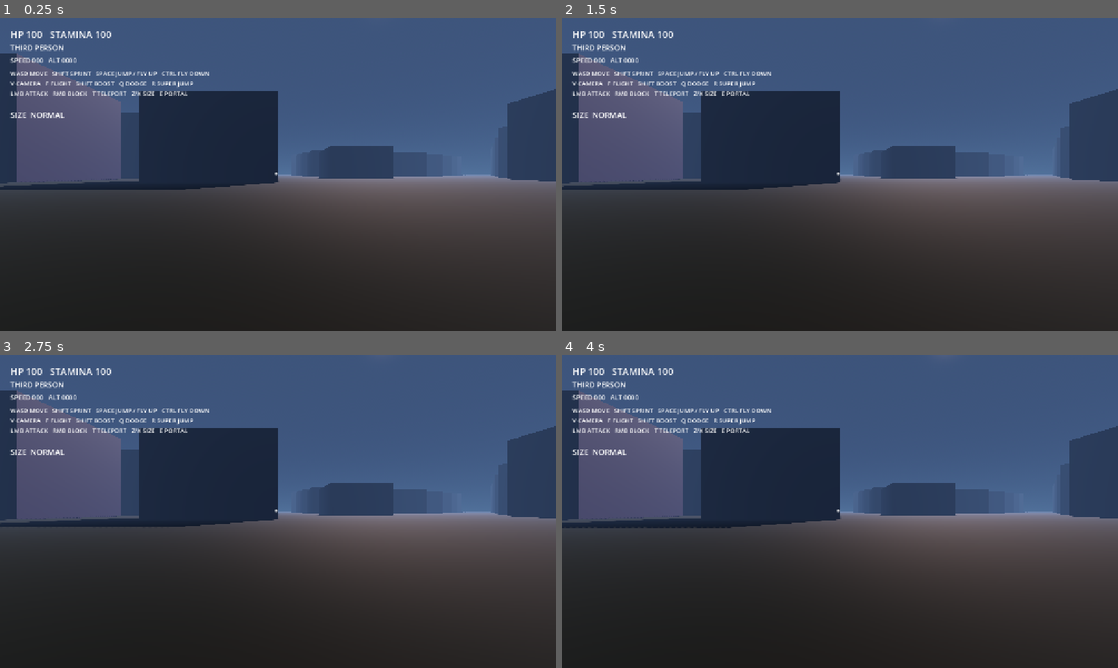
Above: before the commit, frames 1-4 (two rows, left to right).
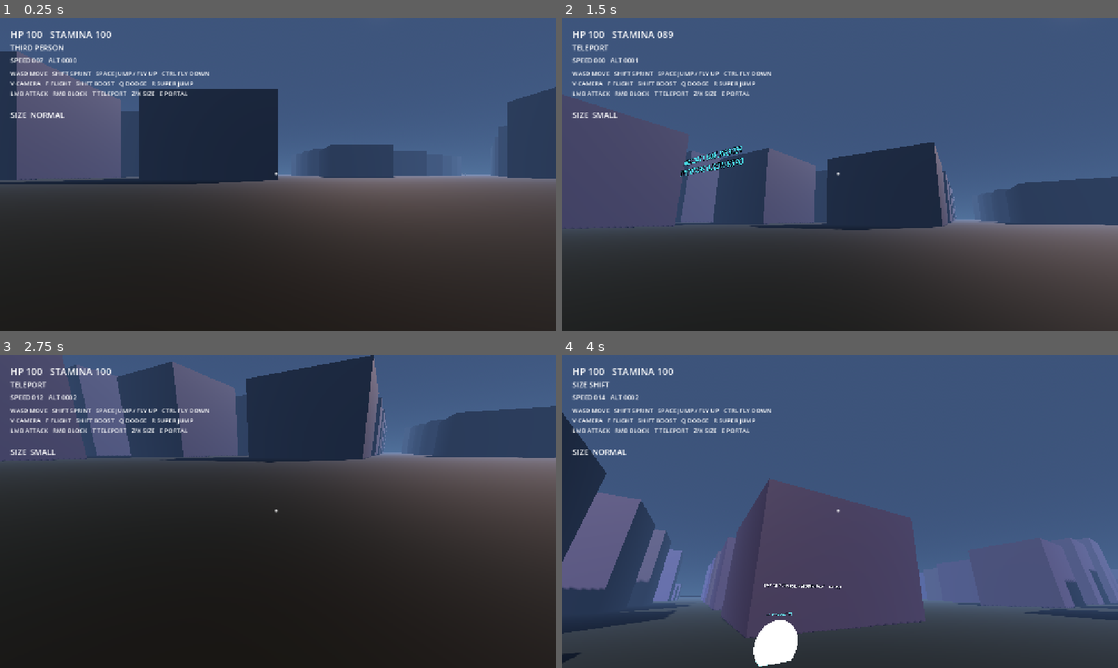
Above: after the commit, the same moments.

Repository: johnhenrystoney25/aeris
Game: Godot game, scene res://scenes/main/main.tscn
Two runs of this game, one before a commit and one after it. Both use one fixed random seed, a clock stepped at 60 frames per second and the inputs below.
Inputs (mouse positions are in pixels of both pictures, inside the frame that each line leads up to):
- Up to frame 1 (0.25 s): no input
- Up to frame 2 (1.5 s): tap Enter at 0.5 s; move the mouse to (962, 158) at 0.52 s; hold D (move_right) 0.53-1.28 s; tap F (ability_flight) at 0.6 s; click (962, 158) at 0.67 s; tap Space (jump) at 0.77 s; move the mouse to (728, 190) at 1.27 s; hold Z (ability_size_down) from 1.28 s (still down); tap T (ability_teleport) at 1.35 s
- Up to frame 3 (2.75 s): tap Space (jump) at 1.52 s; move the mouse to (333, 442) at 2.02 s; release Z (ability_size_down) at 2.03 s; hold D (move_right) from 2.03 s (still down); click (333, 442) at 2.1 s
- Up to frame 4 (4 s): move the mouse to (812, 574) at 2.77 s; release D (move_right) at 2.78 s; hold X (ability_size_up) 2.78-3.53 s; right-click (812, 574) at 2.85 s; click (812, 574) at 2.92 s; tap Space (jump) at 3.02, 3.77 s; move the mouse to (1006, 558) at 3.52 s; hold A (move_left) from 3.53 s (still down); tap Q (dodge) at 3.6 s

The runs differ from the first frame. In frame 1, 1.6% of the frame differs, in the area x 0-100%, y 10-55%; in frame 2, 34%; in frame 3, 42%; in frame 4, 60%, in the area x 0-100%, y 8-100%.
Error before the commit: Parse Error: Identifier "size_multiplier" not declared in the current scope. (res://scripts/player/player.gd:164)

Commit message:
Fix dash size multiplier scope

Diff:
--- a/scripts/player/player.gd
+++ b/scripts/player/player.gd
@@ -161,8 +161,9 @@
         stamina = maxf(0.0, stamina - 8.0 * delta)
 
     if _dash_timer > 0.0:
-        velocity.x = _last_move_direction.x * dash_speed * size_multiplier
-        velocity.z = _last_move_direction.z * dash_speed * size_multiplier
+        var dash_size_multiplier := lerpf(0.55, 1.35, inverse_lerp(-2.0, 2.0, size_level))
+        velocity.x = _last_move_direction.x * dash_speed * dash_size_multiplier
+        velocity.z = _last_move_direction.z * dash_speed * dash_size_multiplier
         velocity.y = minf(velocity.y, 4.0)
 
 func _fly(delta: float, direction: Vector3) -> void:
